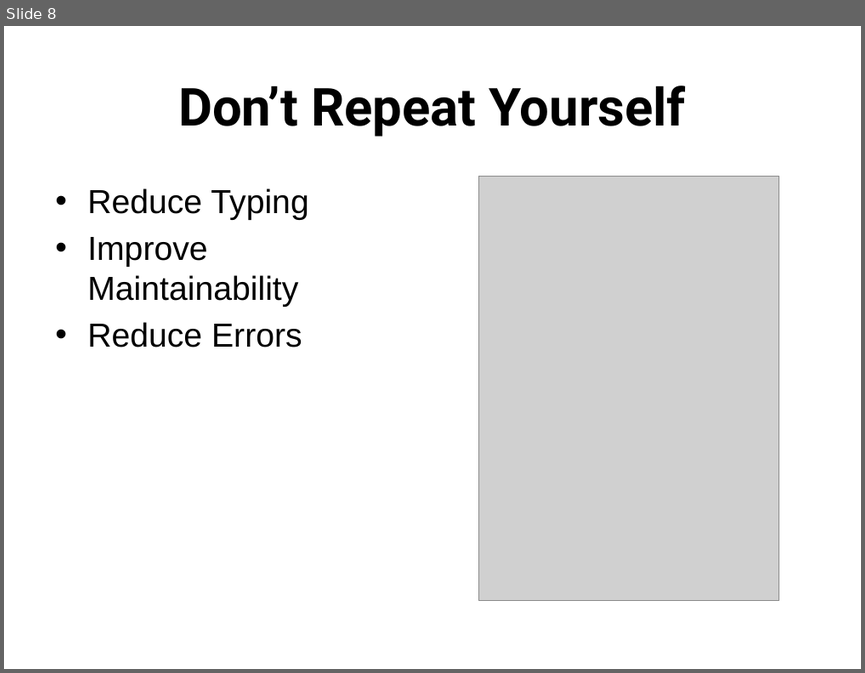
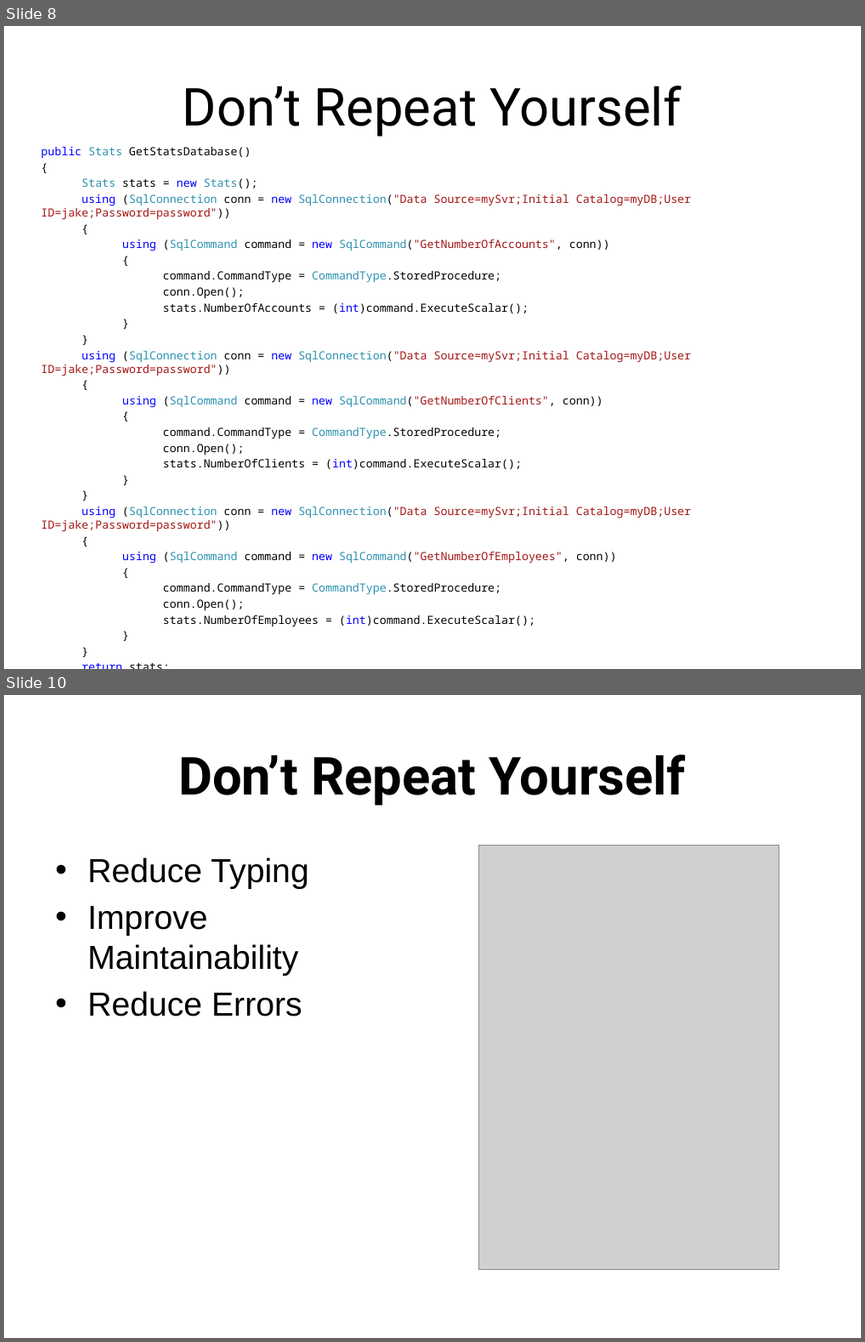
Before and after one commit to jacobladams/presentations, a slide deck: less-and-sass/Write LESS CSS and make it SASSier.pptx. Shown one above the other, each under a label of ours: slide 8 before the commit, slides 8 and 10 after it; the slides between them are not shown. The pictures are 865x673 and 865x1342 pixels, drawn with LibreOffice and Linux fonts; fonts in the diff are those of the drawing; grey boxes stand for pictures. Boxes give left, top, right and bottom in pixels: in the first picture for what was removed or moved away, otherwise in the second. Text is boxed around its words. In the diff, an @@ line names an element or a change of style, - is before the commit and + after.

```diff
--- a/less-and-sass/Write LESS CSS and make it SASSier.pptx
+++ b/less-and-sass/Write LESS CSS and make it SASSier.pptx
@@ slide 8 added at <box>4,26,861,669</box>, background #FFFFFF @@
@@ title added at <box>182,86,681,136</box>, 44 pt, text #000000 @@
+Don’t Repeat Yourself
@@ text added at <box>41,147,691,627</box>, 9.5 pt, text #000000 @@
+public Stats GetStatsDatabase()
+{
+Stats stats = new Stats();
+using (SqlConnection conn = new SqlConnection("Data Source=mySvr;Initial Catalog=myDB;User ID=jake;Password=password"))
+{
+using (SqlCommand command = new SqlCommand("GetNumberOfAccounts", conn))
+{
+command.CommandType = CommandType.StoredProcedure;
+conn.Open();
+stats.NumberOfAccounts = (int)command.ExecuteScalar();
+}
+}
+using (SqlConnection conn = new SqlConnection("Data Source=mySvr;Initial Catalog=myDB;User ID=jake;Password=password"))
+{
+using (SqlCommand command = new SqlCommand("GetNumberOfClients", conn))
+{
+command.CommandType = CommandType.StoredProcedure;
+conn.Open();
+stats.NumberOfClients = (int)command.ExecuteScalar();
+}
+}
+using (SqlConnection conn = new SqlConnection("Data Source=mySvr;Initial Catalog=myDB;User ID=jake;Password=password"))
+{
+using (SqlCommand command = new SqlCommand("GetNumberOfEmployees", conn))
+{
+command.CommandType = CommandType.StoredProcedure;
+conn.Open();
+stats.NumberOfEmployees = (int)command.ExecuteScalar();
+}
+}
+return stats;
+}
@@ what was slide 8 is now slide 10 @@
```
Also in this commit, not shown: 6 slides changed, 16 other slides added, 12 slides removed.
